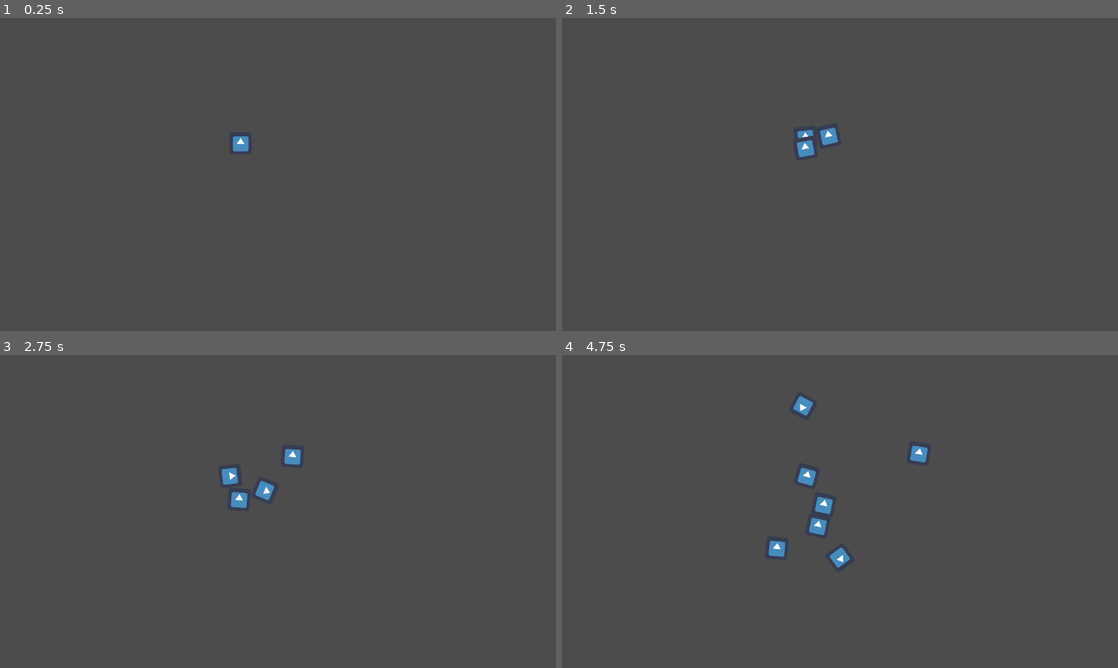
Above: before the commit, frames 1-4 (two rows, left to right).
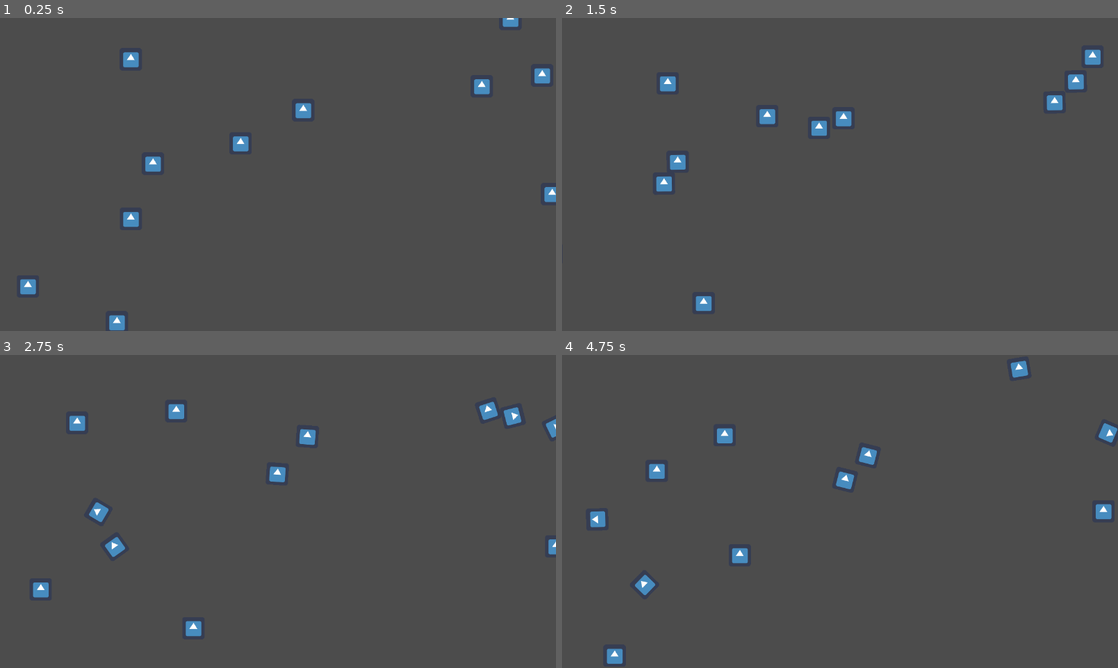
Above: after the commit, the same moments.

Repository: JadeMaveric/GMTK20
Game: Godot game, scene res://main.tscn
The game is run twice, just before and just after one commit, with the same random seed, the same clock (stepped at 60 frames per second) and the same inputs. The engine's default icon, where the game draws it, is replaced by a stand-in: a white triangle on a blue panel in a dark square.
Inputs (mouse positions are in pixels of both pictures, inside the frame that each line leads up to):
- Up to frame 1 (0.25 s): no input
- Up to frame 2 (1.5 s): move the mouse to (801, 143) at 0.52 s; click (801, 143) at 0.67 s; move the mouse to (806, 140) at 1.27 s; click (806, 140) at 1.42 s
- Up to frame 3 (2.75 s): move the mouse to (222, 498) at 2.02 s; click (222, 498) at 2.17 s
- Up to frame 4 (4.75 s): move the mouse to (801, 498) at 2.77 s; click (801, 498) at 2.92 s; move the mouse to (828, 508) at 3.52 s; click (828, 508) at 3.67 s; move the mouse to (828, 527) at 4.27 s; click (828, 527) at 4.42 s

The runs differ from the first frame. In frame 1, 1.3% of the frame differs, in the area x 3-100%, y 0-100%; in frame 2, 1.7%; in frame 3, 2.1%; in frame 4, 2.5%, in the area x 5-100%, y 1-99%.

Commit message:
Spawn thoughts at random locations, with random count down times

Diff:
--- a/thoughts/actions.gd
+++ b/thoughts/actions.gd
@@ -38,6 +38,8 @@
 
 func _change_velocity():
 	var screen = get_viewport_rect()
+	$Timer.set_wait_time(1.0)
+
 	if screen.has_point(position):
 		set_linear_velocity(rand_vector() * speed)
 	else:
--- a/thoughts/controller.gd
+++ b/thoughts/controller.gd
@@ -1,13 +1,23 @@
 extends Node
 
 
-# Declare member variables here. Examples:
-# var a = 2
-# var b = "text"
+export(int) var initial_thought_count = 10
+
+var ThoughtNode = load("res://thoughts/Thought.tscn")
 
 # Called when the node enters the scene tree for the first time.
 func _ready():
-	pass # Replace with function body.
+	# Populate with thought nodes
+	var screen := Vector2(
+		ProjectSettings.get_setting("display/window/size/width"),
+		ProjectSettings.get_setting("display/window/size/height")
+	)
+
+	for i in range(initial_thought_count):
+		var thought = ThoughtNode.instance()
+		thought.position = Vector2(randi() % int(screen.x), randi() % int(screen.y))
+		thought.get_node("Timer").set_wait_time(randf())
+		add_child(thought)
 
 func _unhandled_input(event):
 	pass
